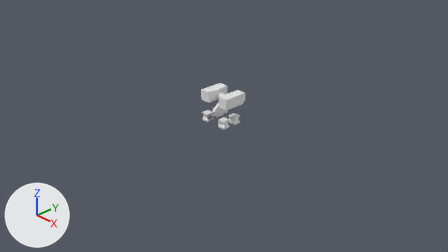
What one commit did to the Blender file _temporary/and_3D_da completare/andspaa/andspider_AA.blend.
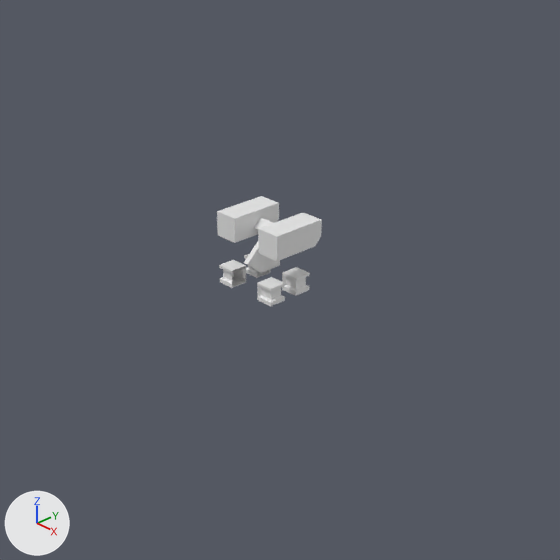
There are two pictures of each version: one from the file's camera 'Camera', one close up on the part from 24% to 77% of the width and 0% to 94% of the height. Arrows for +X, +Y and +Z are at lower left; the lights stay in place. Materials are left out; every surface is plain grey.
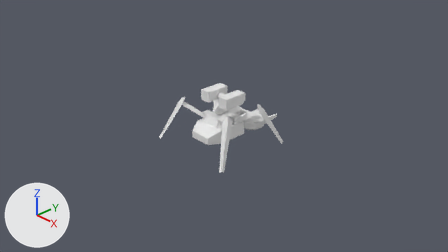
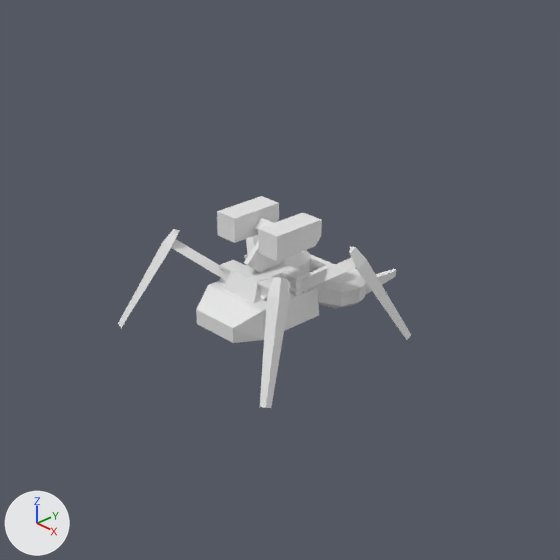
Boxes [x1, y1, x2, y2] around the edits, measured in the close-ups (560 x 560 px):
'Cube.005', reshaped
    before: [219, 254, 310, 306]
    after: [196, 250, 396, 343]
'gamba_4_4', shown
    after: [260, 277, 289, 408]
'gamba_3_3', shown
    after: [350, 246, 411, 340]
'gamba_1_1', shown
    after: [118, 229, 180, 328]
'gamba_3', shown
    after: [299, 257, 356, 292]
'gamba_1', shown
    after: [171, 239, 227, 281]
'gamba_2', shown
    after: [246, 234, 258, 254]
part 1 of me_cube_005, added
    after: [280, 250, 396, 308]
part 2 of me_cube_005, added
    after: [196, 262, 319, 343]

The change, as a diff of the scene's bpy script:
```diff
--- a/_temporary/and_3D_da completare/andspaa/andspider_AA.blend.py
+++ b/_temporary/and_3D_da completare/andspaa/andspider_AA.blend.py
@@ me_cube_005 @@
 # used by ob_cube_005; location = (0.27, 0.29, 0.57); scale = (0.0924, 0.0924, 0.0924)
 # verts and faces of me_cube_005; kept vertices keep their numbers, new ones are numbered from 96
-me_cube_005.from_pydata(...)  # 96 vertices, 76 faces; spans x -6.94..1.0, y -1.0..4.57, z -1.0..1.0
+me_cube_005.from_pydata(...)  # 272 vertices, 342 faces; spans x -11.17..5.23, y -5.23..13.8, z -4.11..1.04
+# me_cube_005 part 1: a new loose piece of 156 vertices spanning x -11.17..5.23, y 5.56..13.8, z -3.31..-0.15
+# me_cube_005 part 2
+verts[96] = (1.58, -2.42, -4.11)  # pixel (264, 339)
+verts[97] = (-7.53, -2.42, -4.11)
+verts[98] = (1.23, -2.42, -0.97)  # pixel (262, 311)
+verts[99] = (-7.17, -2.42, -0.97)  # pixel (208, 285)
+for new, old in zip([*range(100, 104)], [*range(96, 100)]): verts[new] = verts[old] + (0.0, 7.99, 0.0)
+verts[104] = (-5.33, 5.1, -0.98)
+verts[105] = (-0.61, -1.86, -0.98)  # pixel (253, 303)
+verts[106] = (-0.98, -1.03, 1.04)  # pixel (257, 282)
+verts[107] = (-0.61, 5.1, -0.98)
+verts[108] = (-0.98, 4.27, 1.04)  # pixel (294, 267)
+verts[109] = (-5.33, -1.86, -0.98)  # pixel (223, 289)
+verts[110] = (-4.97, -1.03, 1.04)  # pixel (231, 270)
+verts[111] = (-4.97, 4.27, 1.04)
+verts[112] = (-0.09, -5.23, -4.11)  # pixel (233, 343)
+verts[113] = (-5.86, -5.23, -4.11)  # pixel (196, 323)
+verts[114] = (-0.09, -5.23, -2.39)  # pixel (232, 328)
+verts[115] = (-5.86, -5.23, -2.39)  # pixel (196, 309)
+faces += [(104, 109, 110, 111), (104, 111, 108, 107), (105, 107, 108, 106), (105, 106, 110, 109), (104, 107, 105, 109), (106, 108, 111, 110)]
+faces += [(96, 97, 101, 100), (98, 102, 103, 99), (96, 100, 102, 98), (98, 99, 115, 114), (97, 99, 103, 101), (100, 101, 103, 102)]
+faces += [(112, 114, 115, 113), (97, 113, 115, 99), (96, 98, 114, 112), (96, 112, 113, 97)]
@@ ob_gamba_3_3 @@
 ob_gamba_3_3.scale = (0.1, 0.1, 0.1)
-ob_gamba_3_3.hide_set(True)  # its collection is switched off
@@ ob_gamba_4_4 @@
 ob_gamba_4_4.scale = (0.1, 0.1, 0.1)
-ob_gamba_4_4.hide_set(True)  # its collection is switched off
@@ ob_gamba_1_1 @@
 ob_gamba_1_1.scale = (0.1, 0.1, 0.1)
-ob_gamba_1_1.hide_set(True)  # its collection is switched off
@@ ob_gamba_2 @@
 ob_gamba_2.scale = (0.1, 0.1, 0.1)
-ob_gamba_2.hide_set(True)  # its collection is switched off
@@ ob_gamba_3 @@
 ob_gamba_3.scale = (0.1, 0.1, 0.1)
-ob_gamba_3.hide_set(True)  # its collection is switched off
@@ ob_gamba_1 @@
 ob_gamba_1.scale = (0.1, 0.1, 0.1)
-ob_gamba_1.hide_set(True)  # its collection is switched off
```
